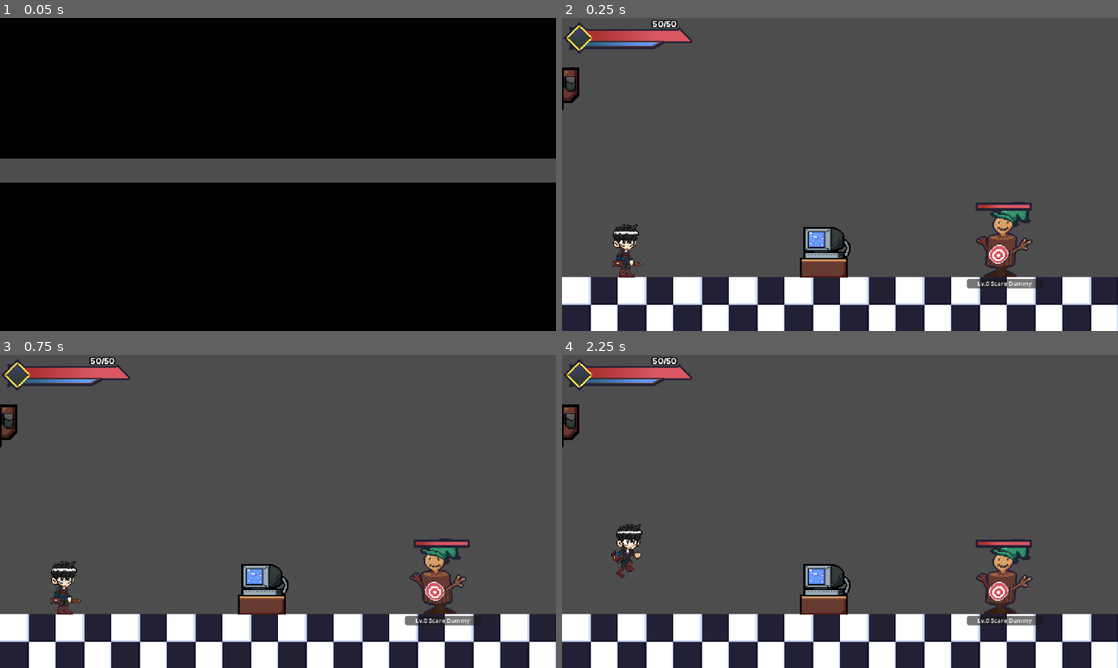
Above: before the commit, frames 1-4 (two rows, left to right).
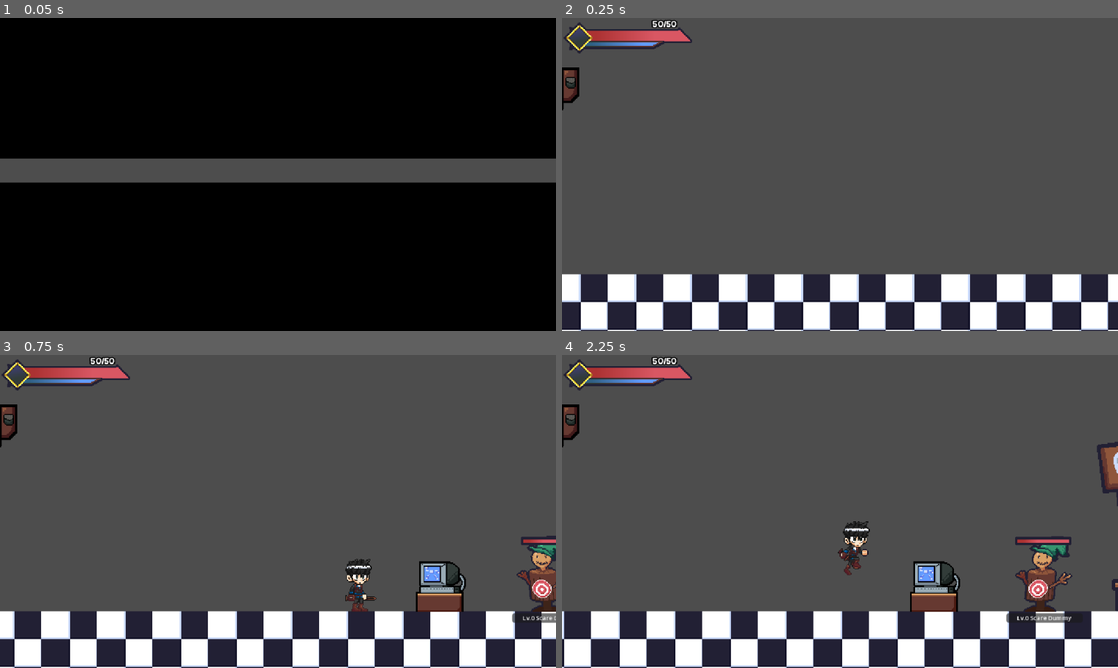
Above: after the commit, the same moments.

Repository: DennysGuy/MonsterTower-Incremental
Game: Godot game, scene res://src/Scenes/NewStarshire/NewStarShire.tscn
The game is run twice, just before and just after one commit, with the same random seed, the same clock (stepped at 60 frames per second) and the same inputs.
Inputs (mouse positions are in pixels of both pictures, inside the frame that each line leads up to):
- Up to frame 1 (0.05 s): no input
- Up to frame 2 (0.25 s): no input
- Up to frame 3 (0.75 s): move the mouse to (400, 495) at 0.52 s; press the mouse at (400, 495) at 0.53 s; tap E (interact) at 0.6 s
- Up to frame 4 (2.25 s): move the mouse to (728, 527) at 1.27 s; release the mouse at (728, 527) at 1.28 s; click (728, 527) at 1.35 s; tap E (interact) at 1.55 s; move the mouse to (895, 442) at 2.02 s; hold Space (add_currency) from 2.03 s (still down)

Frame 1 is identical in both runs. In frame 2, 12% of the frame differs, in the area x 0-100%, y 18-100%; in frame 3, 16%; in frame 4, 24%.

Commit message:
we can sell basic items now.. holy crap!

Diff:
--- /dev/null
+++ b/src/Resources/Bags/ExpandedHandBag.tres
@@ -0,0 +1,11 @@
+[gd_resource type="Resource" script_class="ItemBag" load_steps=3 format=3 uid="uid://mbne7hjkpnqi"]
+
+[ext_resource type="Script" uid="uid://2pcwgw0gbxsp" path="res://src/Scripts/item_bag.gd" id="1_fbm8p"]
+[ext_resource type="Texture2D" uid="uid://cce56y5aedg2d" path="res://Assets/HUD/Bags/2SlotBag.png" id="2_n72eb"]
+
+[resource]
+script = ExtResource("1_fbm8p")
+item_bag_name = "Expanded Hand Bag"
+max_slots = 2
+texture = ExtResource("2_n72eb")
+metadata/_custom_type_script = "uid://2pcwgw0gbxsp"
--- /dev/null
+++ b/src/Resources/Bags/StarterHandBag.tres
@@ -0,0 +1,11 @@
+[gd_resource type="Resource" script_class="ItemBag" load_steps=3 format=3 uid="uid://cuwof21s5e74c"]
+
+[ext_resource type="Script" uid="uid://2pcwgw0gbxsp" path="res://src/Scripts/item_bag.gd" id="1_qh0ry"]
+[ext_resource type="Texture2D" uid="uid://b8s52papxh8ma" path="res://Assets/HUD/Bags/1SlotBag.png" id="2_wwkd5"]
+
+[resource]
+script = ExtResource("1_qh0ry")
+item_bag_name = "Starter Handbag"
+max_slots = 1
+texture = ExtResource("2_wwkd5")
+metadata/_custom_type_script = "uid://2pcwgw0gbxsp"
--- /dev/null
+++ b/src/Resources/TechTree/TechNodes/Bag1.tres
@@ -0,0 +1,15 @@
+[gd_resource type="Resource" script_class="TechNodeStats" load_steps=3 format=3 uid="uid://ivbqmo1636sm"]
+
+[ext_resource type="Script" uid="uid://c1rp1jxyuhhjk" path="res://src/Resources/TechTree/tech_node_stats.gd" id="1_5ehxb"]
+[ext_resource type="Texture2D" uid="uid://dxulxwyjghiqb" path="res://Assets/NodeGraphics/ItemBag1.png" id="1_fhxuj"]
+
+[resource]
+script = ExtResource("1_5ehxb")
+node_name = "Item Bag 1"
+icon = ExtResource("1_fhxuj")
+description = "Increase Item Bag slots to 2"
+currency_required = 100
+stat_name = "Bag"
+upgrade_interval = 1.0
+prereqs = Array[String](["Tower License:1"])
+metadata/_custom_type_script = "uid://c1rp1jxyuhhjk"
--- /dev/null
+++ b/src/Resources/TechTree/TechNodes/DeeperPockets1.tres
@@ -0,0 +1,15 @@
+[gd_resource type="Resource" script_class="TechNodeStats" load_steps=3 format=3 uid="uid://ct7a5kggupi55"]
+
+[ext_resource type="Texture2D" uid="uid://d1wcojyutphad" path="res://Assets/NodeGraphics/DeeperPockets1.png" id="1_ihwnd"]
+[ext_resource type="Script" uid="uid://c1rp1jxyuhhjk" path="res://src/Resources/TechTree/tech_node_stats.gd" id="1_l4c50"]
+
+[resource]
+script = ExtResource("1_l4c50")
+node_name = "Deeper Pockets 1"
+icon = ExtResource("1_ihwnd")
+description = "Increases Max Inventory Slot Stack by +2"
+currency_required = 150
+stat_name = "Max Bag Stack"
+upgrade_interval = 2.0
+prereqs = Array[String](["Item Bag 1:1"])
+metadata/_custom_type_script = "uid://c1rp1jxyuhhjk"
--- a/src/Scenes/NewStarshire/NewStarShire.tscn
+++ b/src/Scenes/NewStarshire/NewStarShire.tscn
@@ -16,6 +16,9 @@
 [ext_resource type="Texture2D" uid="uid://0l7t1v2v8yge" path="res://Assets/NPCs/FreeMarketNPCs/DripDealer_NoOutline.png" id="13_sxpgj"]
 
 [sub_resource type="RectangleShape2D" id="RectangleShape2D_pdf0i"]
+
+[sub_resource type="RectangleShape2D" id="RectangleShape2D_l6435"]
+size = Vector2(168, 145)
 
 [node name="NewStarShire" type="Node2D" node_paths=PackedStringArray("spawn_point", "camera", "hud")]
 script = ExtResource("1_gq00g")
@@ -39,24 +42,24 @@
 tile_set = ExtResource("3_oik5f")
 
 [node name="PlayerCamera" parent="." instance=ExtResource("3_wtuhv")]
-position = Vector2(0, 548)
+position = Vector2(-20, 548)
 limit_left = 0
-limit_top = 20
-limit_right = 2112
-limit_bottom = 702
+limit_top = 23
+limit_right = 2721
+limit_bottom = 705
 drag_horizontal_offset = 0.04
 smoothing_enabled = true
 smoothing_distance = 6
 
 [node name="TechTreeComputer" parent="." instance=ExtResource("4_cldp6")]
-position = Vector2(303, 640)
+position = Vector2(972, 640)
 
 [node name="SpawnPoint" type="Marker2D" parent="."]
-position = Vector2(75, 639)
+position = Vector2(879, 639)
 script = ExtResource("4_gq00g")
 
 [node name="PracticeDummy" parent="." instance=ExtResource("6_kqfvc")]
-position = Vector2(509, 640)
+position = Vector2(1097, 640)
 
 [node name="TowerArea" type="Area2D" parent="."]
 position = Vector2(1911.0001, 539)
@@ -118,7 +121,27 @@
 position = Vector2(1308, 530)
 texture = ExtResource("12_123hf")
 
+[node name="GrandMarketArea" type="Area2D" parent="."]
+position = Vector2(1305, 590)
+
+[node name="CollisionShape2D" type="CollisionShape2D" parent="GrandMarketArea"]
+position = Vector2(11, -25.5)
+shape = SubResource("RectangleShape2D_l6435")
+
+[node name="EnterMarketLabel" type="Label" parent="."]
+visible = false
+offset_left = 1217.0
+offset_top = 513.0
+offset_right = 1407.0
+offset_bottom = 536.0
+theme_override_colors/font_outline_color = Color(0, 0, 0, 1)
+theme_override_constants/outline_size = 6
+theme_override_fonts/font = ExtResource("10_636af")
+text = "Press E to enter Market"
+
 [connection signal="body_entered" from="TowerArea" to="." method="_on_tower_area_body_entered"]
 [connection signal="body_exited" from="TowerArea" to="." method="_on_tower_area_body_exited"]
+[connection signal="body_entered" from="GrandMarketArea" to="." method="_on_grand_market_area_body_entered"]
+[connection signal="body_exited" from="GrandMarketArea" to="." method="_on_grand_market_area_body_exited"]
 
 [editable path="PracticeDummy"]
--- a/src/Scenes/TechTree/TechTree.tscn
+++ b/src/Scenes/TechTree/TechTree.tscn
@@ -12,6 +12,8 @@
 [ext_resource type="Texture2D" uid="uid://dt4v1cc43wq4u" path="res://Assets/NodeGraphics/WASD-Controls-Icon.png" id="9_6pqgd"]
 [ext_resource type="Script" uid="uid://co4ox6rujyeod" path="res://src/Scripts/TechTree/tech_tree_camera.gd" id="9_wj3rp"]
 [ext_resource type="PackedScene" uid="uid://bevb4v64mvbbg" path="res://src/Scenes/TechTree/PlayerStatsPanel.tscn" id="10_7l0yi"]
+[ext_resource type="Resource" uid="uid://ivbqmo1636sm" path="res://src/Resources/TechTree/TechNodes/Bag1.tres" id="10_dwtca"]
+[ext_resource type="Resource" uid="uid://ct7a5kggupi55" path="res://src/Resources/TechTree/TechNodes/DeeperPockets1.tres" id="11_uk0x3"]
 
 [node name="TechTree" type="Node2D"]
 script = ExtResource("1_1fw0b")
@@ -74,6 +76,20 @@
 [node name="Line2D" type="Line2D" parent="Nodes/CritDamage1Node2"]
 position = Vector2(-121, -122)
 points = PackedVector2Array(89, 89, 11, 13)
+
+[node name="ItemBag1Node" parent="Nodes" instance=ExtResource("2_q3n1u")]
+position = Vector2(359, 625)
+tech_node_stats = ExtResource("10_dwtca")
+
+[node name="Line2D" type="Line2D" parent="Nodes/ItemBag1Node"]
+points = PackedVector2Array(33, -33, 118, -112)
+
+[node name="DeeperPockets1Node" parent="Nodes" instance=ExtResource("2_q3n1u")]
+position = Vector2(233, 748)
+tech_node_stats = ExtResource("11_uk0x3")
+
+[node name="Line2D" type="Line2D" parent="Nodes/DeeperPockets1Node"]
+points = PackedVector2Array(34, -34, 92, -87)
 
 [node name="CanvasLayer" type="CanvasLayer" parent="."]
 
--- /dev/null
+++ b/src/Scenes/UI/GrandMarketMenu.tscn
@@ -0,0 +1,241 @@
+[gd_scene load_steps=6 format=3 uid="uid://cfuw5h0apwpq"]
+
+[ext_resource type="Script" uid="uid://dlw0u5lkpm11w" path="res://src/Scripts/HUD/grand_market_menu.gd" id="1_72318"]
+[ext_resource type="Texture2D" uid="uid://cd4laeng77f8o" path="res://Assets/HUD/Facilities/GrandMarketMenu.png" id="1_gosvc"]
+[ext_resource type="FontFile" uid="uid://qgj228ltdttv" path="res://Assets/Fonts/alagard.ttf" id="2_oo3yc"]
+[ext_resource type="Texture2D" uid="uid://bkj0kj26ahgl8" path="res://Assets/Enemies/CorruptedMushie/PurifiedMushieCore.png" id="4_x7u5n"]
+[ext_resource type="FontFile" uid="uid://tbfsttkqr4tc" path="res://Assets/Fonts/Maplestory OTF Bold.otf" id="5_oesmi"]
+
+[node name="GrandMarketMenu" type="Control"]
+layout_mode = 3
+anchors_preset = 15
+anchor_right = 1.0
+anchor_bottom = 1.0
+grow_horizontal = 2
+grow_vertical = 2
+script = ExtResource("1_72318")
+
+[node name="TextureRect" type="TextureRect" parent="."]
+layout_mode = 1
+anchors_preset = 8
+anchor_left = 0.5
+anchor_top = 0.5
+anchor_right = 0.5
+anchor_bottom = 0.5
+offset_left = -175.0
+offset_top = -130.0
+offset_right = 175.0
+offset_bottom = 130.0
+grow_horizontal = 2
+grow_vertical = 2
+texture = ExtResource("1_gosvc")
+stretch_mode = 2
+
+[node name="Title" type="Label" parent="."]
+layout_mode = 1
+anchors_preset = 5
+anchor_left = 0.5
+anchor_right = 0.5
+offset_left = 31.0
+offset_top = 34.0
+offset_right = 172.0
+offset_bottom = 49.0
+grow_horizontal = 2
+theme_override_colors/font_outline_color = Color(0, 0, 0, 1)
+theme_override_constants/outline_size = 5
+theme_override_fonts/font = ExtResource("2_oo3yc")
+text = "The Grand Market"
+horizontal_alignment = 2
+
+[node name="Currency" type="Label" parent="."]
+layout_mode = 1
+anchors_preset = 5
+anchor_left = 0.5
+anchor_right = 0.5
+offset_left = -123.0
+offset_top = 36.0
+offset_right = 18.0
+offset_bottom = 48.0
+grow_horizontal = 2
+theme_override_colors/font_outline_color = Color(0, 0, 0, 1)
+theme_override_constants/outline_size = 5
+theme_override_fonts/font = ExtResource("2_oo3yc")
+theme_override_font_sizes/font_size = 12
+text = "Currency: 1000000000000"
+
+[node name="Special" type="Label" parent="."]
+layout_mode = 1
+offset_left = 164.0
+offset_top = 70.0
+offset_right = 203.0
+offset_bottom = 82.0
+theme_override_colors/font_outline_color = Color(0, 0, 0, 1)
+theme_override_constants/outline_size = 2
+theme_override_fonts/font = ExtResource("2_oo3yc")
+theme_override_font_sizes/font_size = 12
+text = "Special"
+
+[node name="DetailsPanel" type="Control" parent="."]
+layout_mode = 1
+anchors_preset = 4
+anchor_top = 0.5
+anchor_bottom = 0.5
+offset_left = 168.0
+offset_top = -36.0
+offset_right = 288.0
+offset_bottom = 102.0
+grow_vertical = 2
+
+[node name="Panel" type="Panel" parent="DetailsPanel"]
+layout_mode = 0
+offset_left = 20.0
+offset_top = -1.0
+offset_right = 96.0
+offset_bottom = 59.0
+
+[node name="ItemIcon" type="TextureRect" parent="DetailsPanel"]
+layout_mode = 1
+anchors_preset = 5
+anchor_left = 0.5
+anchor_right = 0.5
+offset_left = -29.0
+offset_top = 2.0
+offset_right = 29.0
+offset_bottom = 56.0
+grow_horizontal = 2
+texture = ExtResource("4_x7u5n")
+
+[node name="ItemTitle" type="Label" parent="DetailsPanel"]
+layout_mode = 1
+offset_left = -2.0
+offset_top = 60.0
+offset_right = 118.0
+offset_bottom = 72.0
+theme_override_colors/font_outline_color = Color(0, 0, 0, 1)
+theme_override_constants/outline_size = 2
+theme_override_fonts/font = ExtResource("2_oo3yc")
+theme_override_font_sizes/font_size = 12
+text = "Purified Mushie Core"
+horizontal_alignment = 1
+
+[node name="ItemType" type="Label" parent="DetailsPanel"]
+layout_mode = 1
+offset_left = -2.0
+offset_top = 74.0
+offset_right = 118.0
+offset_bottom = 84.0
+theme_override_colors/font_outline_color = Color(0, 0, 0, 1)
+theme_override_constants/outline_size = 2
+theme_override_fonts/font = ExtResource("2_oo3yc")
+theme_override_font_sizes/font_size = 10
+text = "Type: Cooking Item"
+
+[node name="Value" type="Label" parent="DetailsPanel"]
+layout_mode = 1
+offset_left = -2.0
+offset_top = 89.0
+offset_right = 118.0
+offset_bottom = 99.0
+theme_override_colors/font_outline_color = Color(0, 0, 0, 1)
+theme_override_constants/outline_size = 2
+theme_override_fonts/font = ExtResource("2_oo3yc")
+theme_override_font_sizes/font_size = 10
+text = "Value: 35"
+
+[node name="SellButton" type="Button" parent="DetailsPanel"]
+layout_mode = 1
+anchors_preset = 7
+anchor_left = 0.5
+anchor_top = 1.0
+anchor_right = 0.5
+anchor_bottom = 1.0
+offset_left = -19.5
+offset_top = -23.0
+offset_right = 19.5
+grow_horizontal = 2
+grow_vertical = 0
+mouse_default_cursor_shape = 2
+theme_override_colors/font_outline_color = Color(0, 0, 0, 1)
+theme_override_fonts/font = ExtResource("5_oesmi")
+theme_override_font_sizes/font_size = 12
+text = "Sell 1"
+
+[node name="SellAllButton" type="Button" parent="."]
+layout_mode = 1
+anchors_preset = 7
+anchor_left = 0.5
+anchor_top = 1.0
+anchor_right = 0.5
+anchor_bottom = 1.0
+offset_left = 129.0
+offset_top = -48.0
+offset_right = 168.0
+offset_bottom = -25.0
+grow_horizontal = 2
+grow_vertical = 0
+mouse_default_cursor_shape = 2
+theme_override_colors/font_outline_color = Color(0, 0, 0, 1)
+theme_override_fonts/font = ExtResource("5_oesmi")
+theme_override_font_sizes/font_size = 12
+text = "Sell All"
+
+[node name="Close" type="Button" parent="."]
+layout_mode = 1
+offset_left = 148.0
+offset_top = 25.0
+offset_right = 193.0
+offset_bottom = 48.0
+mouse_default_cursor_shape = 2
+theme_override_colors/font_outline_color = Color(0, 0, 0, 1)
+theme_override_fonts/font = ExtResource("5_oesmi")
+theme_override_font_sizes/font_size = 12
+text = "Exit"
+
+[node name="InventoryContainer" type="GridContainer" parent="."]
+layout_mode = 1
+anchors_preset = 5
+anchor_left = 0.5
+anchor_right = 0.5
+offset_left = 6.0
+offset_top = 72.0
+offset_right = 146.0
+offset_bottom = 176.0
+grow_horizontal = 2
+columns = 4
+
+[node name="BankContainer" type="GridContainer" parent="."]
+layout_mode = 1
+anchors_preset = 5
+anchor_left = 0.5
+anchor_right = 0.5
+offset_left = 6.0
+offset_top = 191.0
+offset_right = 146.0
+offset_bottom = 295.0
+grow_horizontal = 2
+columns = 4
+
+[node name="BankNotice" type="Label" parent="."]
+visible = false
+layout_mode = 1
+anchors_preset = 6
+anchor_left = 1.0
+anchor_top = 0.5
+anchor_right = 1.0
+anchor_bottom = 0.5
+offset_left = -284.0
+offset_top = 48.0
+offset_right = -200.0
+offset_bottom = 75.0
+grow_horizontal = 0
+grow_vertical = 2
+theme_override_colors/font_outline_color = Color(0, 0, 0, 1)
+theme_override_constants/outline_size = 2
+theme_override_fonts/font = ExtResource("2_oo3yc")
+theme_override_font_sizes/font_size = 12
+text = "Unlock Bank
+to Access Slots!"
+
+[connection signal="button_up" from="DetailsPanel/SellButton" to="." method="_on_sell_button_button_up"]
+[connection signal="button_up" from="SellAllButton" to="." method="_on_sell_all_button_button_up"]
+[connection signal="button_up" from="Close" to="." method="_on_close_button_up"]
--- a/src/Scenes/UI/ItemSlot.tscn
+++ b/src/Scenes/UI/ItemSlot.tscn
@@ -30,3 +30,5 @@
 theme_override_font_sizes/font_size = 12
 text = "10"
 horizontal_alignment = 1
+
+[connection signal="gui_input" from="." to="." method="_on_gui_input"]
--- a/src/Scripts/HUD/bag.gd
+++ b/src/Scripts/HUD/bag.gd
@@ -15,11 +15,10 @@
 
 
 func init_bag() -> void:
-	print(PlayerStats.player_stats["Bag"])
-	texture_rect.texture = PlayerStats.get_bag_graphic()
 	update_grid_container()
 
 func update_grid_container() -> void:
+	texture_rect.texture = PlayerStats.get_bag().texture
 	clear_grid_container()
 
 	for num in range(InventoryManager.get_max_bag_slots()):
--- /dev/null
+++ b/src/Scripts/HUD/grand_market_menu.gd
@@ -0,0 +1,85 @@
+class_name GrandMarketMenu extends Control
+
+@onready var details_panel: Control = $DetailsPanel
+
+@onready var item_icon: TextureRect = $DetailsPanel/ItemIcon
+@onready var item_title: Label = $DetailsPanel/ItemTitle
+@onready var item_type: Label = $DetailsPanel/ItemType
+@onready var value: Label = $DetailsPanel/Value
+
+@onready var inventory_container: GridContainer = $InventoryContainer
+@onready var bank_container: GridContainer = $BankContainer
+@onready var bank_notice: Label = $BankNotice
+@onready var currency: Label = $Currency
+
+
+var selected_item : Item
+# Called when the node enters the scene tree for the first time.
+func _ready() -> void:
+	InventoryManager.populate_market_menu.connect(populate_details_panel)
+	init_market()
+
+# Called every frame. 'delta' is the elapsed time since the previous frame.
+func _process(delta: float) -> void:
+	pass
+
+func populate_details_panel(item : Item) -> void:
+	if item:
+		selected_item = item
+		item_icon.texture = selected_item.shop_icon
+		item_title.text = selected_item.item_name
+		value.text = "Value: %s" % [item.sell_value]
+		print("THIS IS THE SELECTED ITEM: %s" % [selected_item.item_name])
+
+
+func _on_sell_all_button_button_up() -> void:
+	pass # Replace with function body.
+
+func _on_sell_button_button_up() -> void:
+	if InventoryManager.remove_item("Inventory", selected_item):
+		TechTreeManager.currency += selected_item.sell_value
+		update_grid_container(inventory_container, "Inventory")
+		currency.text = "Currency: %s" % [TechTreeManager.currency]
+	else:
+		clear_details()
+
+func clear_details() -> void:
+	selected_item = null
+	item_icon.texture = null
+	item_title.text = "Selected an Item"
+	item_type.text = "N/A"
+	value.text = "N/A"
+
+func _on_close_button_up() -> void:
+	queue_free()
+
+func init_market() -> void:
+	clear_details()
+	currency.text = "Currency: %s" % [TechTreeManager.currency]
+	update_grid_container(inventory_container, "Inventory")
+	if PlayerStats.facilities_unlocked["Bank"]:
+		update_grid_container(bank_container, "Bank")
+	else:
+		bank_notice.show()
+
+func update_grid_container(grid_container : GridContainer, inventory : String) -> void:
+	clear_grid_container(grid_container)
+
+	for num in range(InventoryManager.get_max_bag_slots()):
+		var slot : ItemSlot = preload("uid://d0s6j8mvikv8c").instantiate()
+		slot.set_as_shop_slot()
+		var potential_item
+		if num < InventoryManager.inventories[inventory].size():
+			potential_item = InventoryManager.inventories[inventory][num]
+
+		if potential_item:
+			slot.item = potential_item["item"]
+			slot.item_icon.texture = potential_item["item"].shop_icon
+			slot.show_quantity_label(potential_item["quantity"])
+			grid_container.add_child(slot)
+		else:
+			grid_container.add_child(slot)
+
+func clear_grid_container(grid_container : GridContainer) -> void:
+	for child in grid_container.get_children():
+		child.queue_free()
--- a/src/Scripts/HUD/item_slot.gd
+++ b/src/Scripts/HUD/item_slot.gd
@@ -1,6 +1,9 @@
 class_name ItemSlot extends TextureRect
 
 @export var item : Item
+
+enum SLOT_TYPE {BAG, SHOP}
+@export var slot_type : SLOT_TYPE = SLOT_TYPE.BAG
 
 @export var item_icon: TextureRect
 @export var quantity_label: Label
@@ -17,3 +20,14 @@
 func show_quantity_label(quantity : int) -> void:
 	quantity_label.text = str(quantity)
 	quantity_label.show()
+
+func set_as_shop_slot() -> void:
+	slot_type = SLOT_TYPE.SHOP
+
+func _on_gui_input(event: InputEvent) -> void:
+	if event is InputEventMouseButton:
+		if event.button_index == MOUSE_BUTTON_LEFT and event.pressed:
+			if slot_type == SLOT_TYPE.BAG:
+				return
+
+			InventoryManager.populate_market_menu.emit(item)
--- a/src/Scripts/Managers/InventoryManager.gd
+++ b/src/Scripts/Managers/InventoryManager.gd
@@ -13,6 +13,8 @@
 signal update_inventory_bag
 @warning_ignore("unused_signal")
 signal update_bank_inventory
+@warning_ignore("unused_signal")
+signal populate_market_menu(item : Item)
 
 @export var inventories : Dictionary = {
 	"Inventory" : [],
@@ -30,6 +32,17 @@
 	}
 }
 
+func get_inventory_meta() -> Dictionary:
+	return {
+		"Inventory": {
+			"Max Slots": get_max_bag_slots(),
+			"Max Stack": get_max_bag_stack(),
+		},
+		"Bank": {
+			"Max Slots": get_max_bank_slots(),
+			"Max Stack": get_max_bank_stack(),
+		}
+	}
 
 
 func add_item(inventory_name : String, item : Item, quantity : int = 1) -> bool:
@@ -37,8 +50,8 @@
 		return false
 
 	var selected_inventory : Array = inventories[inventory_name]
-	var max_slots : int = meta_data[inventory_name]["Max Slots"]
-	var max_stack : int = meta_data[inventory_name]["Max Stack"]
+	var max_slots : int = get_inventory_meta()[inventory_name]["Max Slots"]
+	var max_stack : int = get_inventory_meta()[inventory_name]["Max Stack"]
 
 	#loop through existing entries.. if we find the item in already, attempt to add the quantity to the stack
 	for slot in range(selected_inventory.size()):
@@ -81,7 +94,8 @@
 	return int(PlayerStats.player_stats["Max Bank Slots"])
 
 func get_max_bag_slots() -> int:
-	return int(PlayerStats.player_stats["Max Bag Slots"])
+	print("THIS IS THE CURRENT BAG %s" % [PlayerStats.get_bag().item_bag_name])
+	return PlayerStats.get_bag().max_slots
 
 func get_max_bank_stack() -> int:
 	return int(PlayerStats.player_stats["Max Bank Stack"])
--- a/src/Scripts/Managers/PlayerStats.gd
+++ b/src/Scripts/Managers/PlayerStats.gd
@@ -23,8 +23,7 @@
 	"Max MP": 50,
 	"Equipped Sword": 0,
 	"Overlapping Hits" : 1.0,
-	"Bag": 2,
-	"Max Bag Slots": 2,
+	"Bag": 1,
 	"Max Bank Slots": 2,
 	"Max Bag Stack": 4,
 	"Max Bank Stack":10
@@ -35,6 +34,7 @@
 	"Cooking Station" : false,
 	"Crafting Station" : false,
 	"Refinery Station" : false,
+	"Bank": false
 }
 
 # Called when the node enters the scene tree for the first time.
@@ -48,12 +48,11 @@
 		_:
 			return "Wooden Sword"
 
-func get_bag_graphic() -> Texture2D:
+func get_bag() -> ItemBag:
 	match int(player_stats["Bag"]):
-		1: return preload("uid://b8s52papxh8ma")
-		2: return preload("uid://cce56y5aedg2d")
-		_: return preload("uid://b8s52papxh8ma")
-
+		1: return preload("uid://cuwof21s5e74c")
+		2: return preload("uid://mbne7hjkpnqi")
+		_: return preload("uid://cuwof21s5e74c")
 
 func upgrade_player_stat(stat_name : String, interval : float, node_type : TechTreeManager.TECH_NODE_TYPE) -> void:
 
@@ -75,5 +74,5 @@
 	else:
 		player_stats[stat_name] += interval
 
-	print("The stat %s is now %s" % [stat_name, player_stats[stat_name]])
+	InventoryManager.update_inventory_bag.emit()
 	TechTreeManager.update_player_stats.emit()
--- a/src/Scripts/Managers/TechTreeManager.gd
+++ b/src/Scripts/Managers/TechTreeManager.gd
@@ -37,7 +37,9 @@
 	"Crit Chance 1" : 0,
 	"Crit Damage 1" : 0,
 	"Movement 1" : 0,
-	"Max HP 1":0
+	"Max HP 1":0,
+	"Item Bag 1":0,
+	"Deeper Pockets 1":0
 }
 
 # Called when the node enters the scene tree for the first time.
--- a/src/Scripts/Maps/NewStarShire/new_star_shire.gd
+++ b/src/Scripts/Maps/NewStarShire/new_star_shire.gd
@@ -2,8 +2,11 @@
 
 @onready var sub_viewport: SubViewport = $CanvasLayer/Control/SubViewportContainer/SubViewport
 @onready var guide_log: Label = $GuideLog
+@onready var control: Control = $CanvasLayer/Control
+@onready var enter_market_label: Label = $EnterMarketLabel
 
 var player_in_tower_range : bool = false
+var player_in_market_range : bool = false
 # Called when the node enters the scene tree for the first time.
 func _ready() -> void:
 	super()
@@ -13,6 +16,9 @@
 func _process(delta: float) -> void:
 	if Input.is_action_just_pressed("interact") and player_in_tower_range:
 		go_to_test_floor()
+
+	if Input.is_action_just_pressed("interact") and player_in_market_range:
+		spawn_grand_market()
 
 func add_tech_tree_to_scene() -> void:
 	var tech_tree : TechTree = preload("uid://b7n3fwd3y85wp").instantiate()
@@ -43,3 +49,20 @@
 	hud.animation_player.play("CloseOut")
 	await get_tree().create_timer(1.0).timeout
 	get_tree().change_scene_to_file("res://src/Scenes/Tower/TowerFloors/TestFloor/TestFloor.tscn")
+
+
+func spawn_grand_market() -> void:
+	var market : GrandMarketMenu = preload("uid://cfuw5h0apwpq").instantiate()
+	control.add_child(market)
+
+
+func _on_grand_market_area_body_entered(body: Node2D) -> void:
+	if body is Player:
+		player_in_market_range = true
+		enter_market_label.show()
+
+
+func _on_grand_market_area_body_exited(body: Node2D) -> void:
+	if body is Player:
+		player_in_market_range = false
+		enter_market_label.hide()
--- a/src/Scripts/TechTree/tech_tree.gd
+++ b/src/Scripts/TechTree/tech_tree.gd
@@ -19,6 +19,7 @@
 
 # Called every frame. 'delta' is the elapsed time since the previous frame.
 func _process(delta: float) -> void:
+
 	if Input.is_action_just_pressed("add_currency"):
 		TechTreeManager.currency += 25
 		update_currency_label()
--- /dev/null
+++ b/src/Scripts/item_bag.gd
@@ -0,0 +1,5 @@
+class_name ItemBag extends Resource
+
+@export var item_bag_name : String
+@export var max_slots : int
+@export var texture : Texture2D
Binary file added: Assets/HUD/Facilities/GrandMarketMenu.aseprite
Binary file added: Assets/HUD/Facilities/GrandMarketMenu.png
Not shown, added: Assets/HUD/Facilities/GrandMarketMenu.png.import
Binary file changed: Assets/NodeGraphics.aseprite
Binary file added: Assets/NodeGraphics/DeeperPockets1.png
Not shown, added: Assets/NodeGraphics/DeeperPockets1.png.import
Binary file added: Assets/NodeGraphics/ItemBag1.png
Not shown, added: Assets/NodeGraphics/ItemBag1.png.import
Not shown: 1 places in src/Scenes/NewStarshire/NewStarShire.tscn that only renumber resources
Not shown: 1 places in src/Scenes/TechTree/TechTree.tscn that only renumber resources
Not shown, added: src/Scripts/HUD/grand_market_menu.gd.uid
Not shown, added: src/Scripts/item_bag.gd.uid
